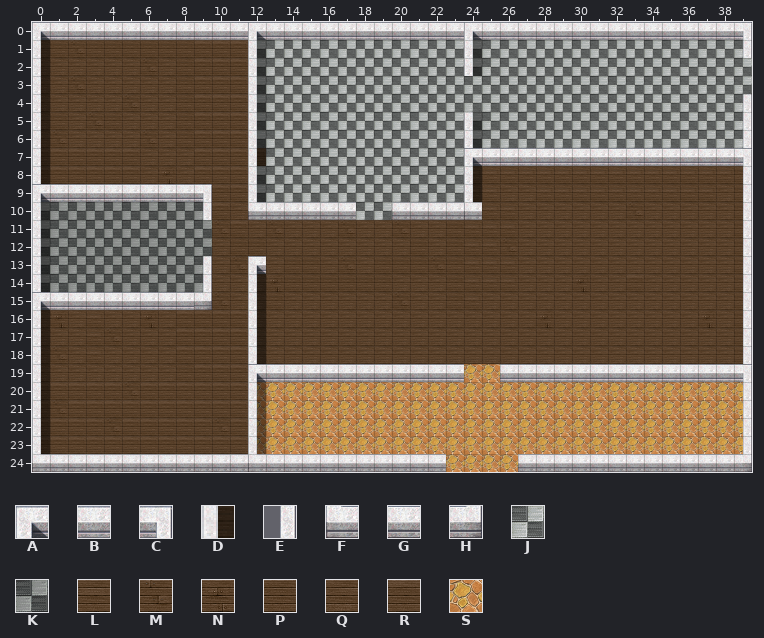
An edit to a level. Tiled map, labtempo-ubicomp-projects/UbicompMiddleware/assets/tmx/casa_meiry.tmx. This is how it looked before the edit.
Cells are 32x32 px. Shown: x 0..39, y 0..24.
Key: from "mytileset": A 22, B 23, C 24, D 33, E 35, F 44, G 45, H 46, J 47, K 48, L 61, M 62, N 63, P 64, Q 65, R 72, S 89.
_ is an empty cell, # one hidden under a higher layer.
Layer "Floor" before, first column x 0:
 0 #######################################J
 1 QPMPPPPPPRRRJJJJJJJJJJJJJJJJJJJJJJJJJJJJ
 2 QQQQQQMQPRRRJJJJJJJJJJJJJJJJJJJJJJJJJJJJ
 3 QQMQQQQQPRRRJJJJJJJJJJJJJJJJJJJJJJJJJJJJ
 4 QQQQQMQQPRRRJJJJJJJJJJJJJJJJJJJJJJJJJJJJ
 5 QPQMPQQQPRRRJJJJJJJJJJJJJJJJJJJJJJJJJJJJ
 6 QMQQQQMQPRRRJJJJJJJJJJJJJJJJJJJJJJJJJJJJ
 7 RRRRRRQQQRRRRJJJJJJJJJJJ###############J
 8 RRRRRRQNQRRRJJJJJJJJJJJJLLLLLLLLLLLLLLLP
 9 #########KRRJJJJJJJJJJJJLLQQLLLLLLLLLLQP
10 KKKKKKKKKKRQ######JJ#####LLQQQQQQMQQQQQP
11 KKKKKKKKKKMRQMQQQMQQMQQPLLLQQQQQQQQQQQQP
12 KKKKKKKKKKQPPQQQQQQQQPQPLLMQQQQQQQQQQQQP
13 KKKKKKKKKKQM#QPPQMQPPPMPLLLQQQQQQQQQQQQP
14 KKKKKKKKKKQQQNPPPPPPQQQPLLLQQQNQQRQQQQQP
15 ##########MQQPQQQQQQMQQPLQQQQQQQQQQQQQQP
16 QNQLQQNQRRRRQQQQQQQQQQQQQQQQNQQQQQQQQNQP
17 QQQLMQQQRRRRQQQQQQQQQQQQQQQQQQQQQQQQQQQP
18 QMQLQQQQRRRRQQQQQQQQQQQQQQQQQQQQQQQQQQQP
19 QQQQQQQQPRRR############SS#############S
20 RRRRRMRRRRRRSSSSSSSSSSSSSSSSSSSSSSSSSSSS
21 RMRRRRRRRRRRSSSSSSSSSSSSSSSSSSSSSSSSSSSS
22 RRRRMRRRRRMRSSSSSSSSSSSSSSSSSSSSSSSSSSSS
23 RRRRRRRRRRRRSSSSSSSSSSSSSSSSSSSSSSSSSSSS
24 ###############_#######SSSS#############
Layer "Wall" before, first column x 0:
 0 ABBBBBBBBBBBABBBBBBBBBBBABBBBBBBBBBBBBBC
 1 D___________D___________D______________E
 2 D___________D___________D_______________
 3 D___________D___________________________
 4 D___________D__________________________E
 5 D___________D___________D______________E
 6 D___________D___________D______________E
 7 D___________D___________ABBBBBBBBBBBBBBC
 8 D___________D___________D______________E
 9 ABBBBBBBBC__D___________D______________E
10 D________E__FGGGGG__GGGGF______________E
11 D______________________________________E
12 D______________________________________E
13 D________E__A__________________________E
14 D________E__D__________________________E
15 ABBBBBBBBH__D__________________________E
16 D___________D__________________________E
17 D___________D__________________________E
18 D___________D__________________________E
19 D___________ABBBBBBBBBBB__BBBBBBBBBBBBBC
20 D___________D__________________________E
21 D___________D__________________________E
22 D___________D__________________________E
23 D___________D__________________________E
24 FGGGGGGGGGGGFGGGGGGGGGG____GGGGGGGGGGGGH
Once edited:
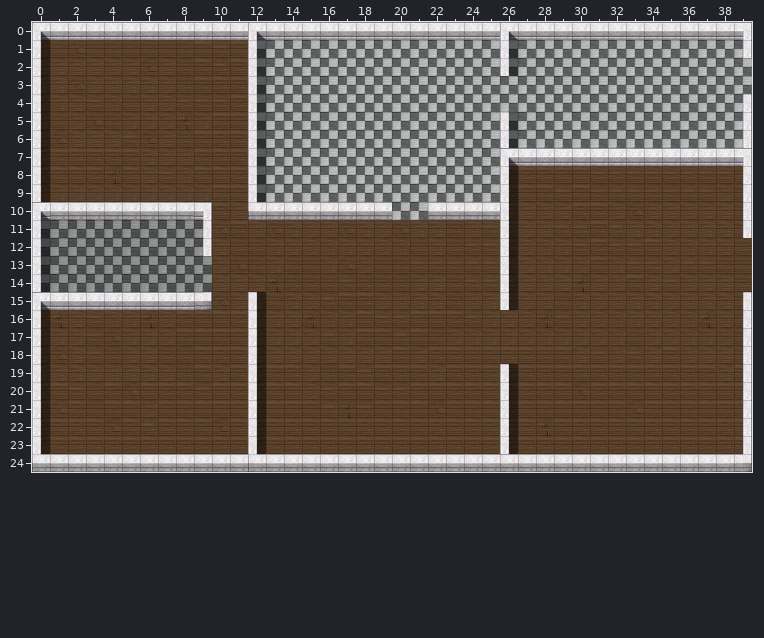
See-through tiles are keyed as they look on the map.
Commit: Changed map layout Added a notification box to the devices
Edits made:
{"where": "layer \"Floor\""}
{"y":5,"x":8,"old":"P","new":"N"}
{"y":7,"x":12,"old":"R","new":"J"}
{"y":8,"x":4,"old":"R","new":"N"}
{"y":8,"x":7,"old":"N","new":"L"}
{"y":8,"x":24,"old":"LLL","new":"JJR"}
{"y":9,"x":0,"old":"#########K","new":"QQQQQQQQQQ"}
{"y":9,"x":24,"old":"LLQ","new":"JJR"}
{"y":10,"x":20,"old":"##","new":"JJ"}
{"y":10,"x":26,"old":"L","new":"R"}
{"y":11,"x":26,"old":"L","new":"R"}
{"y":16,"x":15,"old":"Q","new":"N"}
{"y":19,"x":12,"old":"############SS#############S","new":"RRRQPRLRRRQRRRRRRRRRRRRRRRQR"}
{"y":20,"x":12,"old":"SSSSSSSSSSSSSSSSSSSSSSSSSSSS","new":"RRRQLRRLLRRRRRRRRRMRRRRRRRRR"}
{"y":21,"x":12,"old":"SSSSSSSSSSSSSSSSSSSSSSSSSSSS","new":"RRRRLNLRRRMRRRRRRRRRRMRRRRRR"}
{"y":22,"x":12,"old":"SSSSSSSSSSSSSSSSSSSSSSSSSSSS","new":"RRRRRRRRRRRRRRRRNRRRRRRRRRRR"}
{"y":23,"x":12,"old":"SSSSSSSSSSSSSSSSSSSSSSSSSSSS","new":"RRRRRRRRRRRRRRRRRRRRRRRRRRRR"}
{"y":24,"x":23,"old":"SSSS","new":"####"}
{"where": "layer \"Wall\""}
{"y":0,"x":24,"old":"A","new":"B"}
{"y":0,"x":26,"old":"B","new":"A"}
{"y":1,"x":24,"old":"D","new":"_"}
{"y":1,"x":26,"old":"_","new":"D"}
{"y":2,"x":24,"old":"D","new":"_"}
{"y":2,"x":26,"old":"_","new":"D"}
{"y":5,"x":24,"old":"D","new":"_"}
{"y":5,"x":26,"old":"_","new":"D"}
{"y":6,"x":24,"old":"D","new":"_"}
{"y":6,"x":26,"old":"_","new":"D"}
{"y":7,"x":24,"old":"ABB","new":"__A"}
{"y":8,"x":24,"old":"D","new":"_"}
{"y":8,"x":26,"old":"_","new":"D"}
{"y":9,"x":0,"old":"ABBBBBBBBC","new":"D_________"}
{"y":9,"x":24,"old":"D","new":"_"}
{"y":9,"x":26,"old":"_","new":"D"}
{"y":10,"x":0,"old":"D________E","new":"AGGGGGGGGC"}
{"y":10,"x":18,"old":"__GG","new":"GG__"}
{"y":10,"x":24,"old":"F__","new":"GGD"}
{"y":11,"x":9,"old":"_","new":"E"}
{"y":11,"x":26,"old":"_","new":"D"}
{"y":12,"x":9,"old":"_","new":"E"}
{"y":12,"x":26,"old":"_","new":"D"}
{"y":12,"x":39,"old":"E","new":"_"}
{"y":13,"x":9,"old":"E","new":"_"}
{"y":13,"x":12,"old":"A","new":"_"}
{"y":13,"x":26,"old":"_","new":"D"}
{"y":13,"x":39,"old":"E","new":"_"}
{"y":14,"x":9,"old":"E","new":"_"}
{"y":14,"x":12,"old":"D","new":"_"}
{"y":14,"x":26,"old":"_","new":"D"}
{"y":14,"x":39,"old":"E","new":"_"}
{"y":15,"x":26,"old":"_","new":"D"}
{"y":19,"x":12,"old":"ABBBBBBBBBBB","new":"D___________"}
{"y":19,"x":26,"old":"BBBBBBBBBBBBBC","new":"D____________E"}
{"y":20,"x":26,"old":"_","new":"D"}
{"y":21,"x":26,"old":"_","new":"D"}
{"y":22,"x":26,"old":"_","new":"D"}
{"y":23,"x":26,"old":"_","new":"D"}
{"y":24,"x":23,"old":"____","new":"GGGG"}
